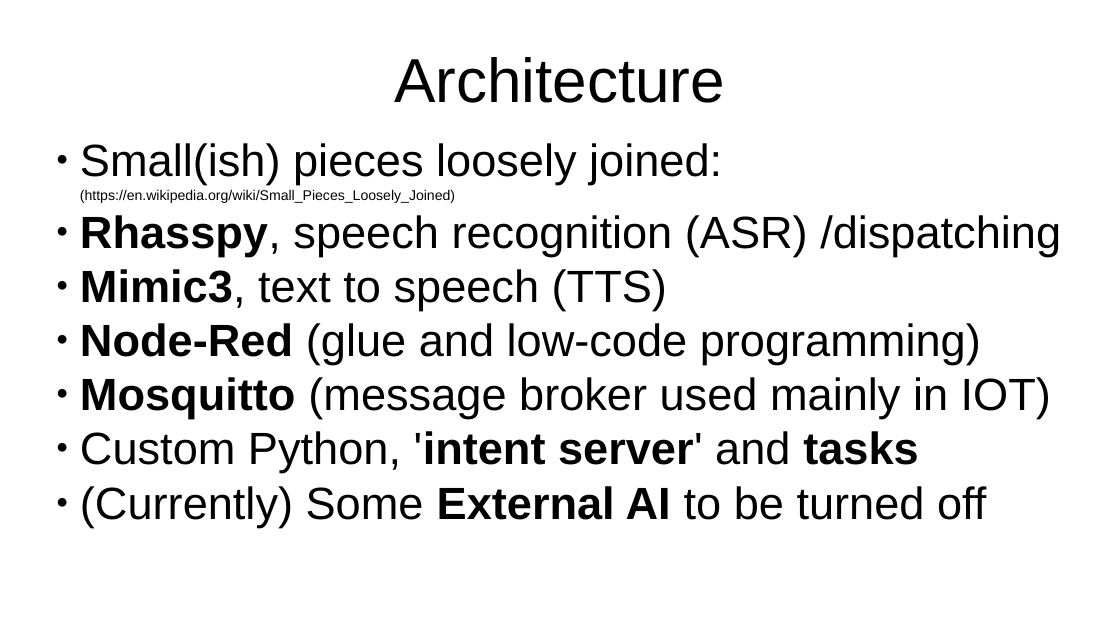
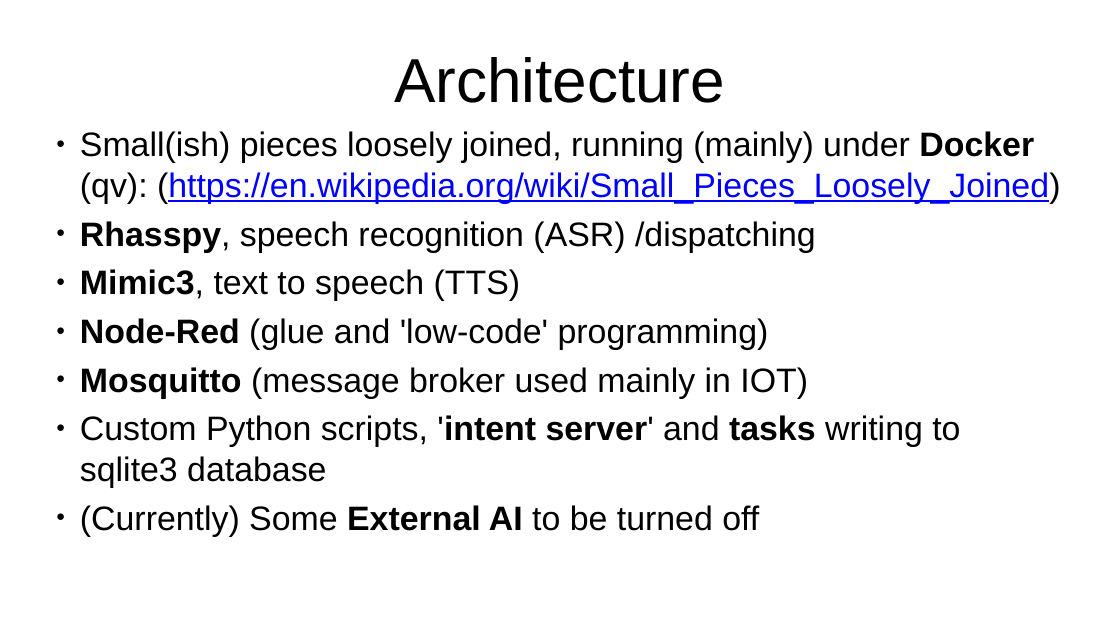
Before and after one commit to hbarnard/mema, a slide deck: slide 2 of bits-and-pieces/presentation..pptx. Drawn at 1120x630 pixels with LibreOffice and Linux fonts; fonts in the diff are those of the drawing. Boxes give left, top, right and bottom in pixels: in the first picture for what was removed or moved away, otherwise in the second. Text is boxed around its words. In the diff, an @@ line names an element or a change of style, - is before the commit and + after.

```diff
--- a/bits-and-pieces/presentation..pptx
+++ b/bits-and-pieces/presentation..pptx
@@ text at box(80, 131, 1061, 204): text changed; size 10 to 24 pt @@
-● Small(ish) pieces loosely joined: (https://en.wikipedia.org/wiki/Small_Pieces_Loosely_Joined)
+● Small(ish) pieces loosely joined, running (mainly) under Docker (qv): (https://en.wikipedia.org/wiki/Small_Pieces_Loosely_Joined)
@@ text at box(80, 221, 816, 536): size 32 to 24 pt in "Rhasspy, speech recognition (ASR) /dispatching", "Mimic3, text to speech (TTS)", "Mosquitto (message broker used mainly in IOT)", "(Currently) Some External AI to be turned ..."; indent changed; more space between paragraphs @@
@@ text at box(80, 318, 769, 350): text changed; size 32 to 24 pt @@
-● Node-Red (glue and low-code programming)
+● Node-Red (glue and 'low-code' programming)
@@ text at box(80, 415, 960, 488): text changed; size 32 to 24 pt @@
-● Custom Python, 'intent server' and tasks
+● Custom Python scripts, 'intent server' and tasks writing to sqlite3 database
```
Also in this commit, not shown: 1 other slide changed, 1 slide added, 3 other files.
